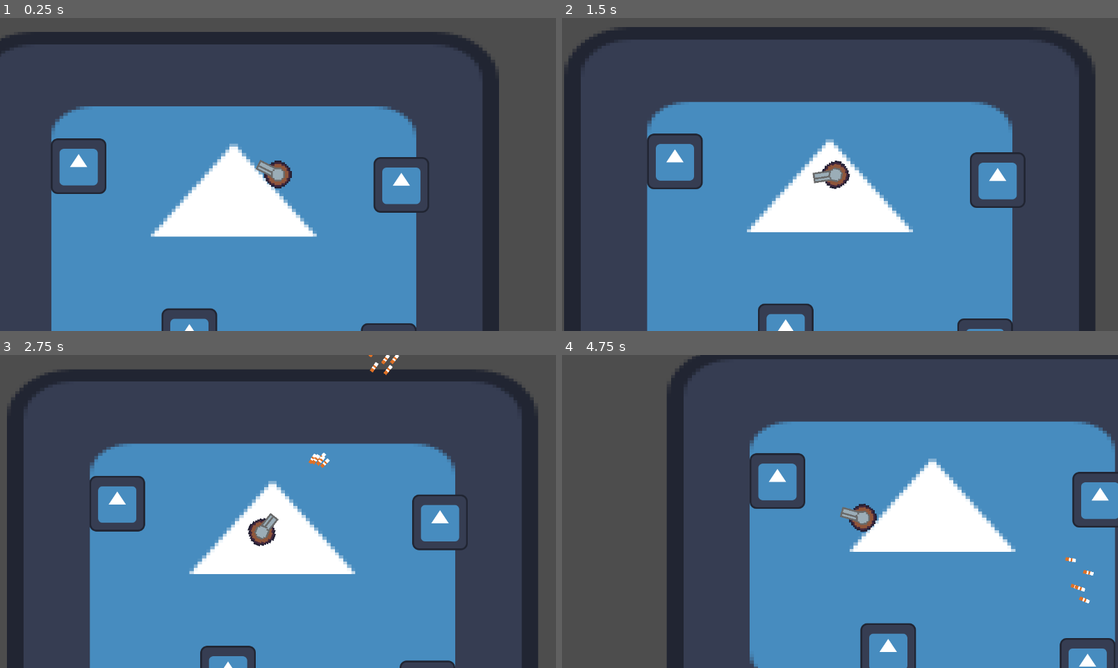
Above: before the commit, frames 1-4 (two rows, left to right).
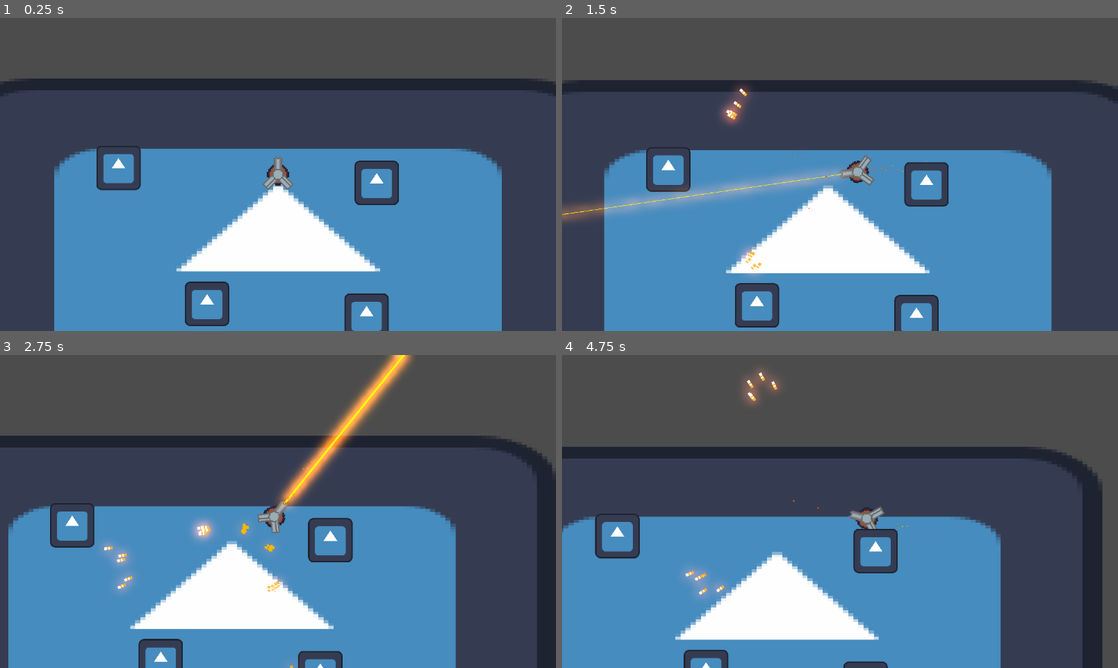
Above: after the commit, the same moments.

Repository: TdubMorris/recoiler
Game: Godot game, scene res://Scenes/debug_level.tscn
Two runs of this game, one before a commit and one after it. Both use one fixed random seed, a clock stepped at 60 frames per second and the inputs below. The engine's default icon, where the game draws it, is replaced by a stand-in: a white triangle on a blue panel in a dark square.
Inputs (mouse positions are in pixels of both pictures, inside the frame that each line leads up to):
- Up to frame 1 (0.25 s): no input
- Up to frame 2 (1.5 s): tap Enter at 0.5 s; move the mouse to (962, 158) at 0.52 s; press the mouse at (962, 158) at 0.53 s; hold E (rotate_right) 0.53-1.28 s; tap Space (anchor) at 0.6 s; move the mouse to (728, 190) at 1.27 s; release the mouse at (728, 190) at 1.28 s; hold Q (rotate_left) from 1.28 s (still down); click (728, 190) at 1.35 s
- Up to frame 3 (2.75 s): tap Space (anchor) at 1.55, 2.1 s; move the mouse to (333, 442) at 2.02 s; release Q (rotate_left) at 2.03 s; press the mouse at (333, 442) at 2.03 s; hold E (rotate_right) from 2.03 s (still down)
- Up to frame 4 (4.75 s): move the mouse to (812, 574) at 2.77 s; release the mouse at (812, 574) at 2.78 s; click (812, 574) at 2.85 s; tap Space (anchor) at 3.05, 3.6, 4.55 s; move the mouse to (1006, 558) at 3.52 s; release E (rotate_right) at 3.53 s; press the mouse at (1006, 558) at 3.53 s; hold Q (rotate_left) from 3.53 s (still down); move the mouse to (673, 464) at 4.27 s; release the mouse at (673, 464) at 4.28 s; click (673, 464) at 4.35 s

The runs differ from the first frame. In frame 1, 37% of the frame differs, in the area x 0-100%, y 4-100%; in frame 2, 43%; in frame 3, 45%; in frame 4, 57%, in the area x 0-100%, y 0-100%.

Commit message:
made laser gun
made laser gun and experimented with world environment node and particles for cool lighting effects

Diff:
--- a/Scenes/bullet.tscn
+++ b/Scenes/bullet.tscn
@@ -1,13 +1,14 @@
 [gd_scene load_steps=3 format=3 uid="uid://dmf2e75rbllg5"]
 
 [ext_resource type="Script" uid="uid://diujeqmw7i7ur" path="res://Scripts/bullet.gd" id="1_v8qja"]
-[ext_resource type="Texture2D" uid="uid://dfo4gp84ao7ht" path="res://Assets/bullet.png" id="2_t4vbm"]
+[ext_resource type="Texture2D" uid="uid://dfo4gp84ao7ht" path="res://Assets/shotgunbullet.png" id="2_t4vbm"]
 
-[node name="Bullet" type="Node2D"]
+[node name="bullet" type="Node2D"]
 z_index = -1
 script = ExtResource("1_v8qja")
 
-[node name="Bullet" type="Sprite2D" parent="."]
+[node name="Sprite" type="Sprite2D" parent="."]
+modulate = Color(3, 1.5, 1, 1)
 scale = Vector2(4, 4)
 texture = ExtResource("2_t4vbm")
 
--- a/Scenes/debug_level.tscn
+++ b/Scenes/debug_level.tscn
@@ -1,17 +1,27 @@
-[gd_scene load_steps=4 format=3 uid="uid://cv1vekoo1ijfo"]
+[gd_scene load_steps=5 format=3 uid="uid://cv1vekoo1ijfo"]
 
 [ext_resource type="PackedScene" uid="uid://bw1r2lg1kxrvf" path="res://Scenes/player.tscn" id="1_1ainm"]
 [ext_resource type="Texture2D" uid="uid://b4b7nqpkx0qnn" path="res://Assets/icon.svg" id="1_5iyrr"]
+
+[sub_resource type="Environment" id="Environment_1ainm"]
+background_mode = 3
+glow_enabled = true
+glow_intensity = 1.0
+glow_strength = 0.5
+glow_blend_mode = 0
 
 [sub_resource type="RectangleShape2D" id="RectangleShape2D_1ainm"]
 size = Vector2(125, 124)
 
 [node name="Debug Level" type="Node2D"]
 
+[node name="WorldEnvironment" type="WorldEnvironment" parent="."]
+environment = SubResource("Environment_1ainm")
+
 [node name="Icon" type="Sprite2D" parent="."]
-z_index = -2
-position = Vector2(230, 321)
-scale = Vector2(9.55469, 7.14063)
+z_index = -10
+position = Vector2(332.5, 454)
+scale = Vector2(14.6328, 8.40625)
 texture = ExtResource("1_5iyrr")
 
 [node name="Player" parent="." instance=ExtResource("1_1ainm")]
--- /dev/null
+++ b/Scenes/laser_cannon.tscn
@@ -0,0 +1,45 @@
+[gd_scene load_steps=5 format=3 uid="uid://c72fcdcuviro1"]
+
+[ext_resource type="Texture2D" uid="uid://buart8adieuy" path="res://Assets/Player/laserbarrel.png" id="1_tqf4l"]
+[ext_resource type="Script" uid="uid://b30vgpu6tu8rf" path="res://Scripts/laser_cannon.gd" id="1_x8f7s"]
+
+[sub_resource type="Curve" id="Curve_x8f7s"]
+_data = [Vector2(0.00568181, 1), 0.0, 0.0, 0, 0, Vector2(1, 0), -2.42953, 0.0, 0, 0]
+point_count = 2
+
+[sub_resource type="Gradient" id="Gradient_d7u5a"]
+colors = PackedColorArray(1, 0, 0, 1, 1, 1, 0, 1)
+
+[node name="laser cannon" type="Node2D"]
+script = ExtResource("1_x8f7s")
+
+[node name="RayCast2D" type="RayCast2D" parent="."]
+position = Vector2(47, 0)
+target_position = Vector2(1000, 0)
+hit_from_inside = true
+
+[node name="Line2D" type="Line2D" parent="."]
+modulate = Color(10, 10, 10, 1)
+points = PackedVector2Array(48, 0, 0, 0)
+width = 5.0
+default_color = Color(1, 0.478431, 0, 1)
+begin_cap_mode = 2
+end_cap_mode = 2
+
+[node name="CPUParticles2D" type="CPUParticles2D" parent="."]
+position = Vector2(40, 0)
+emitting = false
+amount = 16
+randomness = 1.0
+spread = 5.0
+gravity = Vector2(0, 0)
+initial_velocity_min = 200.0
+initial_velocity_max = 300.0
+scale_amount_min = 3.0
+scale_amount_max = 5.0
+scale_amount_curve = SubResource("Curve_x8f7s")
+color_ramp = SubResource("Gradient_d7u5a")
+
+[node name="Laserbarrel" type="Sprite2D" parent="."]
+scale = Vector2(4, 4)
+texture = ExtResource("1_tqf4l")
--- a/Scenes/player.tscn
+++ b/Scenes/player.tscn
@@ -1,10 +1,11 @@
-[gd_scene load_steps=8 format=3 uid="uid://bw1r2lg1kxrvf"]
+[gd_scene load_steps=9 format=3 uid="uid://bw1r2lg1kxrvf"]
 
 [ext_resource type="Script" uid="uid://b0fpn83whl6j6" path="res://Scripts/player.gd" id="1_hqtel"]
 [ext_resource type="Texture2D" uid="uid://c54xjk3ind731" path="res://Assets/Player/player.png" id="2_hqtel"]
 [ext_resource type="Texture2D" uid="uid://b054eoarvvkfm" path="res://Assets/Player/anchor.png" id="2_x3wgy"]
 [ext_resource type="Texture2D" uid="uid://cel6nqyjdpn54" path="res://Assets/Player/cannontop.png" id="4_2hs0m"]
-[ext_resource type="PackedScene" uid="uid://da2cjycctmnlj" path="res://Scenes/shotgun.tscn" id="5_fkybt"]
+[ext_resource type="PackedScene" uid="uid://da2cjycctmnlj" path="res://Scenes/shotgun.tscn" id="4_fkybt"]
+[ext_resource type="PackedScene" uid="uid://c72fcdcuviro1" path="res://Scenes/laser_cannon.tscn" id="5_x3wgy"]
 
 [sub_resource type="PhysicsMaterial" id="PhysicsMaterial_fkybt"]
 friction = 0.1
@@ -18,6 +19,7 @@
 gravity_scale = 0.0
 linear_damp = 1.0
 script = ExtResource("1_hqtel")
+metadata/_edit_vertical_guides_ = [-127.0]
 
 [node name="CollisionShape2D" type="CollisionShape2D" parent="."]
 shape = SubResource("CircleShape2D_1jxqw")
@@ -33,11 +35,18 @@
 
 [node name="Guns" type="Node2D" parent="."]
 
-[node name="Shotgun" parent="Guns" instance=ExtResource("5_fkybt")]
+[node name="Shotgun" parent="Guns" instance=ExtResource("4_fkybt")]
+rotation = 2.35619
+
+[node name="Shotgun2" parent="Guns" instance=ExtResource("4_fkybt")]
+rotation = 3.92699
+
+[node name="laser cannon" parent="Guns" instance=ExtResource("5_x3wgy")]
 
 [node name="Cannontop" type="Sprite2D" parent="."]
 scale = Vector2(4, 4)
 texture = ExtResource("4_2hs0m")
 
 [node name="Camera2D" type="Camera2D" parent="."]
+zoom = Vector2(0.8, 0.8)
 position_smoothing_enabled = true
--- a/Scenes/shotgun.tscn
+++ b/Scenes/shotgun.tscn
@@ -39,6 +39,13 @@
 &"barrel_recoil": SubResource("Animation_u0ide")
 }
 
+[sub_resource type="Curve" id="Curve_u0ide"]
+_data = [Vector2(0, 1), 0.0, 0.0, 0, 0, Vector2(0.238636, 1), 0.0, 0.0, 0, 0, Vector2(1, 0), 0.0, 0.0, 0, 0]
+point_count = 3
+
+[sub_resource type="Gradient" id="Gradient_u0ide"]
+colors = PackedColorArray(1, 1, 0, 1, 1, 0, 0, 1)
+
 [node name="Shotgun" type="Node2D"]
 script = ExtResource("1_u0ide")
 
@@ -57,3 +64,22 @@
 [node name="Timer" type="Timer" parent="."]
 wait_time = 0.5
 one_shot = true
+
+[node name="CPUParticles2D" type="CPUParticles2D" parent="."]
+modulate = Color(2, 1, 1, 1)
+position = Vector2(40, 0)
+emitting = false
+amount = 10
+lifetime = 0.5
+one_shot = true
+explosiveness = 1.0
+emission_shape = 3
+emission_rect_extents = Vector2(0, 5)
+spread = 20.0
+gravity = Vector2(0, 0)
+initial_velocity_min = 100.0
+initial_velocity_max = 200.0
+scale_amount_min = 5.0
+scale_amount_max = 10.0
+scale_amount_curve = SubResource("Curve_u0ide")
+color_ramp = SubResource("Gradient_u0ide")
--- a/Scripts/bullet.gd
+++ b/Scripts/bullet.gd
@@ -2,16 +2,16 @@
 
 @export var speed = 1000
 @export var damping = 20
-@onready var raycast = $RayCast2D
 
 func _physics_process(delta: float) -> void:
 
+	#bullet movement
 	move_local_x(speed * delta)
 	speed -= damping
 	if speed < 0:
 		queue_free()
 
-	raycast.target_position = Vector2(speed * delta, 0)
-
+	#collision detection
+	$RayCast2D.target_position = Vector2(speed * delta, 0)
 	if $RayCast2D.is_colliding():
 		queue_free()
--- /dev/null
+++ b/Scripts/laser_cannon.gd
@@ -0,0 +1,40 @@
+extends Node2D
+
+@onready var is_casting := false
+var tween
+
+func _ready():
+	$Line2D.width = 0
+	$CPUParticles2D.emitting = false
+
+func _process(delta: float) -> void:
+	if $RayCast2D.is_colliding():
+		$Line2D.points[1] = to_local($RayCast2D.get_collision_point())
+	else:
+		$Line2D.points[1] = Vector2(1000,0)
+
+func _physics_process(delta: float) -> void:
+	if Input.is_action_just_pressed("fire_weapon"):
+		is_casting = true
+		appear()
+		$CPUParticles2D.emitting = true
+	if Input.is_action_just_released("fire_weapon"):
+		is_casting = false
+		disappear()
+		$CPUParticles2D.emitting = false
+
+	if is_casting:
+		SignalBus._player_recoil.emit(3 * Vector2.LEFT.rotated(global_rotation))
+
+
+func appear() -> void:
+	if tween:
+		tween.kill()
+	tween = create_tween()
+	tween.tween_property($Line2D, "width", 5, 0.1)
+
+func disappear() -> void:
+	if tween:
+		tween.kill()
+	tween = create_tween()
+	tween.tween_property($Line2D, "width", 0, 0.1)
--- a/Scripts/player.gd
+++ b/Scripts/player.gd
@@ -9,15 +9,13 @@
 	$Guns.look_at(get_global_mouse_position())
 	$Anchor.global_rotation = 0.0
 
-	#Camera Movement
+	#camera movement
 	var target = get_viewport().get_mouse_position() - get_viewport_rect().size / 2
 	$Camera2D.global_position = global_position + 0.2 * target
 
-
-
 func _physics_process(delta: float) -> void:
 
-	#Anchoring Mechanic
+	# anchoring mechanic
 	if Input.is_action_just_pressed("anchor"):
 		$Anchor.show()
 		linear_velocity = Vector2(0,0)
@@ -26,13 +24,15 @@
 		$Anchor.hide()
 		anchored = false
 
-	#Rotation
+	# rotation with q+e
 	if Input.is_action_pressed("rotate_left"):
 		angular_velocity = max(angular_velocity - 0.1, -5)
 	if Input.is_action_pressed("rotate_right"):
 		angular_velocity = min(angular_velocity + 0.1, 5)
 
-
+# function for pushing player around with recoil
 func recoil(direction: Vector2):
 	if not anchored:
 		apply_impulse(direction)
+
+# obligitory comment congragulating you for reading this
--- a/Scripts/shotgun.gd
+++ b/Scripts/shotgun.gd
@@ -12,16 +12,15 @@
 	$Timer.wait_time = cooldown
 
 func _process(delta: float) -> void:
-	if Input.is_action_pressed("shoot"):
+	if Input.is_action_pressed("fire_weapon"):
 		if $Timer.is_stopped():
 			for i in range(bullet_count):
 				shoot()
-			SignalBus._player_recoil.emit(Vector2(250,0).rotated(global_rotation + PI))
+			SignalBus._player_recoil.emit(250 * Vector2.LEFT.rotated(global_rotation))
+			$CPUParticles2D.emitting = true
 			$Timer.start()
 			$ShotgunBarrel/AnimationPlayer.stop()
 			$ShotgunBarrel/AnimationPlayer.play("barrel_recoil")
-
-
 
 func shoot() -> void:
 	var bullet = bulletScene.instantiate()
--- a/Scripts/signalbus.gd
+++ b/Scripts/signalbus.gd
@@ -1,4 +1,4 @@
 extends Node
 
-#used for knocking the player around
+#Signal called by player controlled guns to inflict rocoil
 signal _player_recoil(direction: Vector2)
--- a/project.godot
+++ b/project.godot
@@ -13,6 +13,7 @@
 config/name="Recoiler"
 run/main_scene="uid://cv1vekoo1ijfo"
 config/features=PackedStringArray("4.4", "GL Compatibility")
+boot_splash/bg_color=Color(0.0991808, 0.143368, 0.199231, 1)
 config/icon="res://Assets/icon.svg"
 
 [autoload]
@@ -36,7 +37,7 @@
 
 [input]
 
-shoot={
+fire_weapon={
 "deadzone": 0.2,
 "events": [Object(InputEventMouseButton,"resource_local_to_scene":false,"resource_name":"","device":-1,"window_id":0,"a …(253 unchanged characters)…
 ]
@@ -60,6 +61,5 @@
 [rendering]
 
 textures/canvas_textures/default_texture_filter=0
-renderer/rendering_method="gl_compatibility"
-renderer/rendering_method.mobile="gl_compatibility"
+viewport/hdr_2d=true
 textures/stretch/aspect="ignore"
Binary file added: Assets/Player/laserbarrel.png
Not shown, added: Assets/Player/laserbarrel.png.import
Renamed: Assets/bullet.png -> Assets/shotgunbullet.png
Not shown, changed: Assets/shotgunbullet.png.import
Not shown: 1 places in Scenes/shotgun.tscn that only renumber resources
Not shown, added: Scripts/laser_cannon.gd.uid
